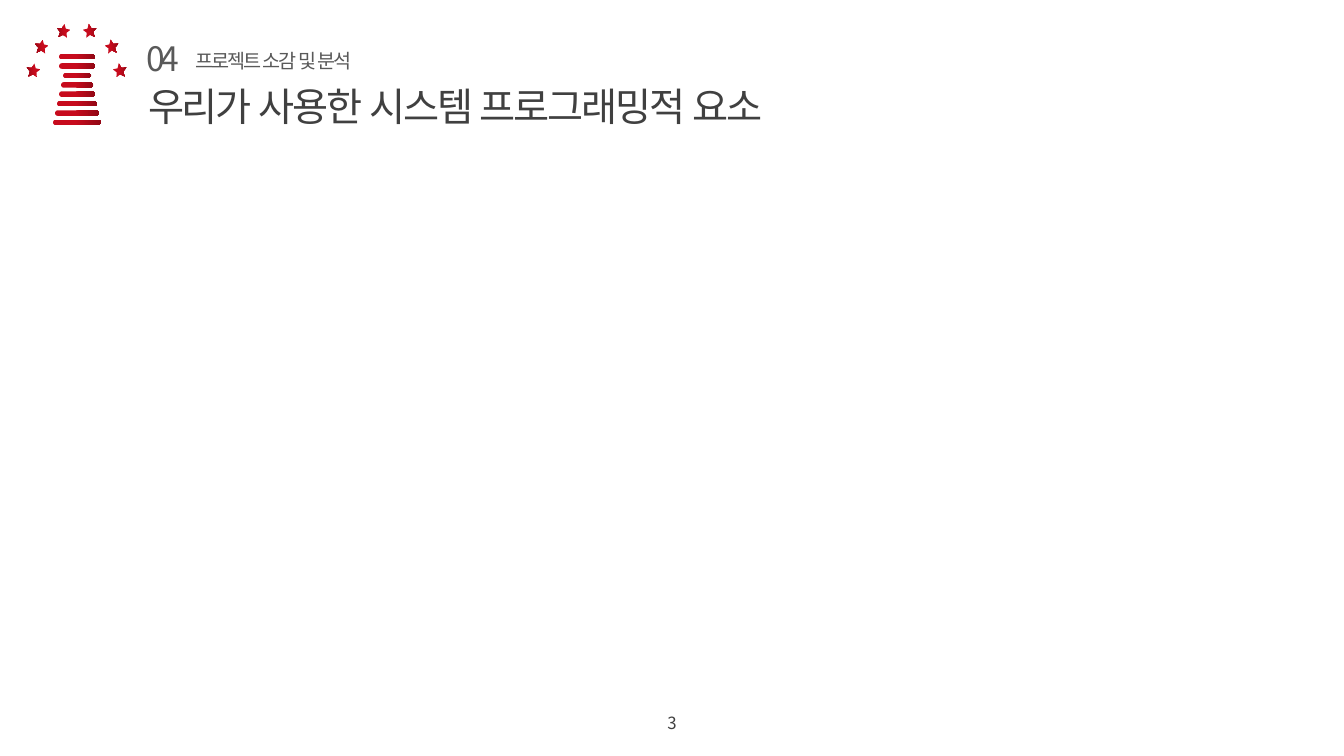
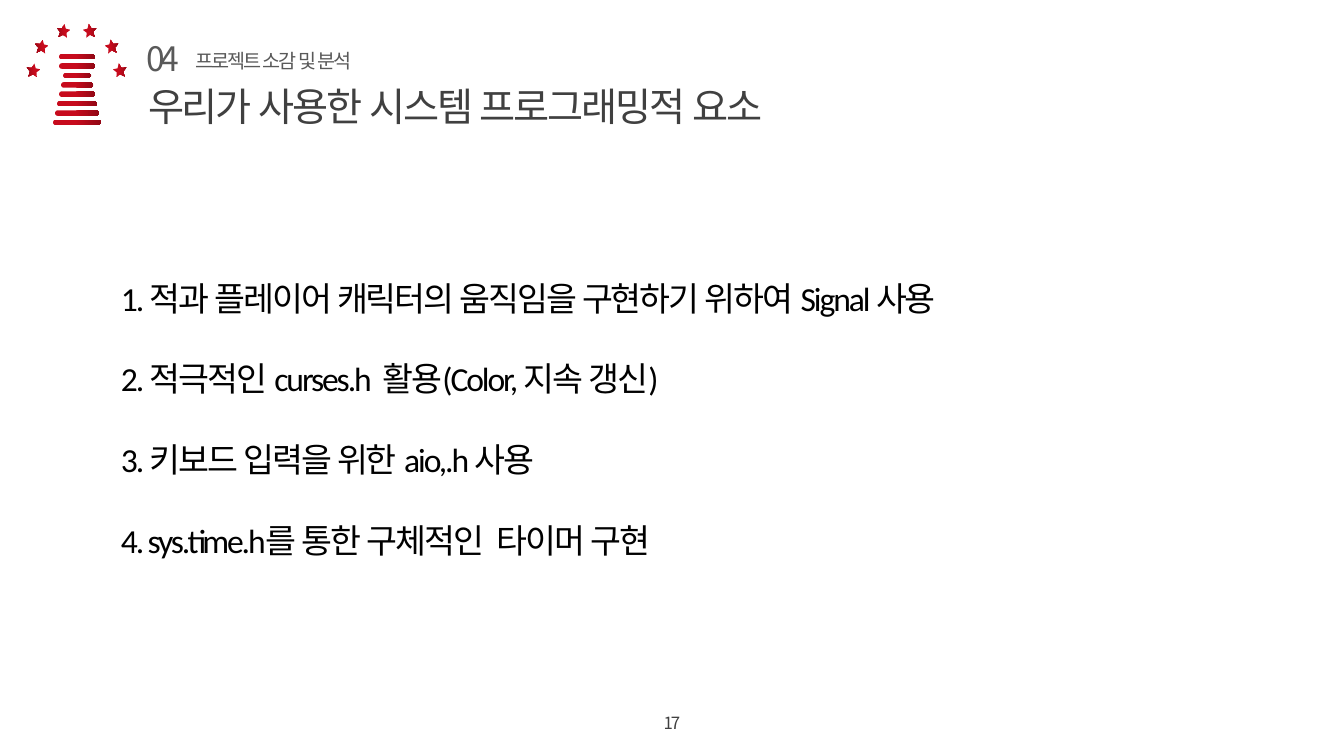
Before and after one commit to azx206/system-programing, a slide deck: slide 17 of 문서 및 동영상 자료/시스템 프로그래밍 MINT CHOCO.pptx. Drawn at 1344x756 pixels with LibreOffice and Linux fonts; fonts in the diff are those of the drawing; background and template pictures are left out. Boxes give left, top, right and bottom in pixels: in the first picture for what was removed or moved away, otherwise in the second. Text is boxed around its words. In the diff, an @@ line names an element or a change of style, - is before the commit and + after.

```diff
--- a/문서 및 동영상 자료/시스템 프로그래밍 MINT CHOCO.pptx
+++ b/문서 및 동영상 자료/시스템 프로그래밍 MINT CHOCO.pptx
@@ text added at (121, 283, 936, 559), 24 pt, text #000000 @@
+1. 적과 플레이어 캐릭터의 움직임을 구현하기 위하여 Signal 사용
+2. 적극적인 curses.h 활용(Color, 지속 갱신)
+3. 키보드 입력을 위한 aio,.h 사용
+4. sys.time.h를 통한 구체적인 타이머 구현
@@ text at (664, 716, 681, 729): text changed @@
-3
+17
```
Also in this commit, not shown: 7 other slides changed, 1 other file.
